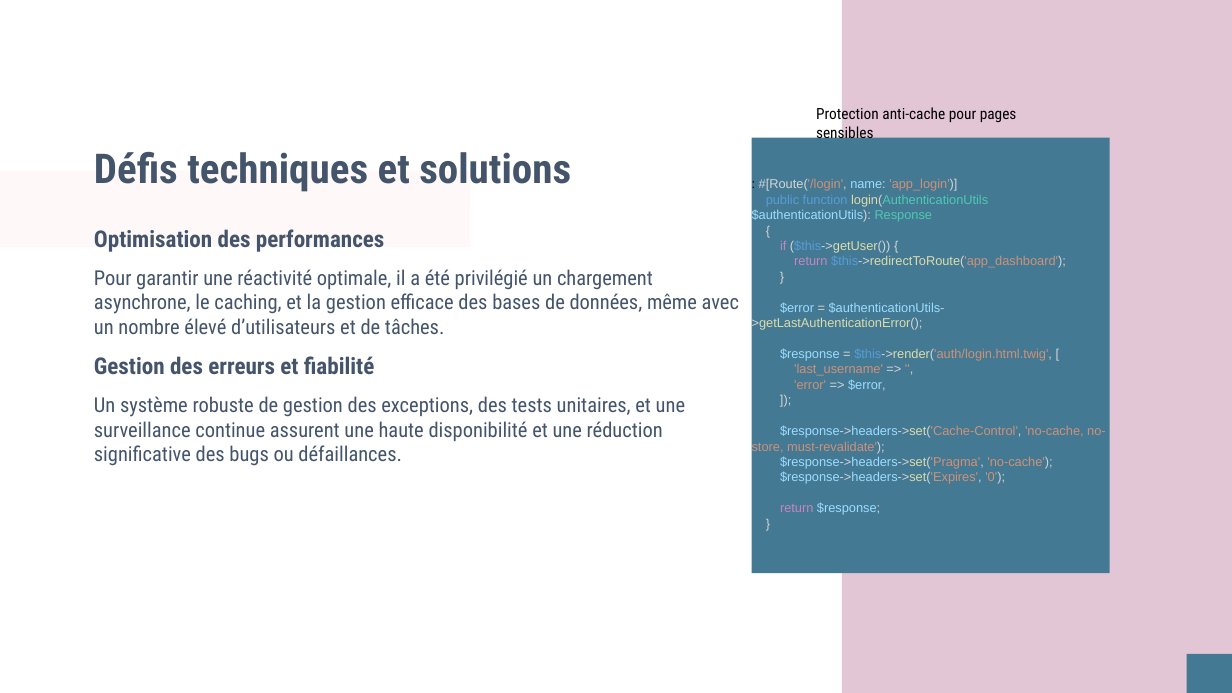
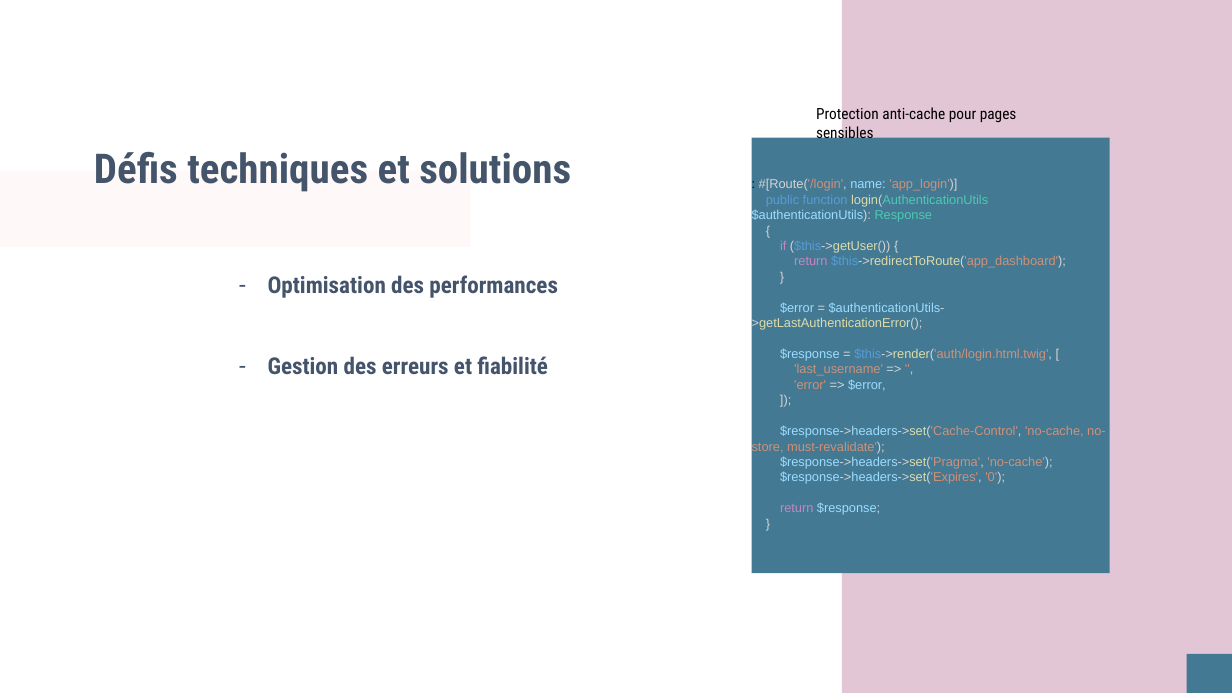
Before and after one commit to chrisrou2025/taskflow, a slide deck: slide 15 of Powerpoint du projet taskflow.pptx. Drawn at 1232x693 pixels with LibreOffice and Linux fonts; fonts in the diff are those of the drawing. Boxes give left, top, right and bottom in pixels: in the first picture for what was removed or moved away, otherwise in the second. Text is boxed around its words. In the diff, an @@ line names an element or a change of style, - is before the commit and + after.

```diff
--- a/Powerpoint du projet taskflow.pptx
+++ b/Powerpoint du projet taskflow.pptx
@@ text at (x1=94, y1=269, x2=739, y2=334): paragraph removed @@
-Pour garantir une réactivité optimale, il a été privilégié un chargement asynchrone, le caching, et la gestion efficace des bases de données, même avec un nombre élevé d’utilisateurs et de tâches.
@@ text "Optimisation des performances" moved from (x1=94, y1=229, x2=739, y2=466) to (x1=268, y1=275, x2=558, y2=374) @@
@@ text "Optimisation des performances" at (x1=268, y1=275, x2=558, y2=374): bullet none to - @@
@@ text at (x1=94, y1=396, x2=685, y2=466): paragraph removed @@
-Un système robuste de gestion des exceptions, des tests unitaires, et une surveillance continue assurent une haute disponibilité et une réduction significative des bugs ou défaillances.
```
Also in this commit, not shown: 10 other slides changed, 4 other files.
